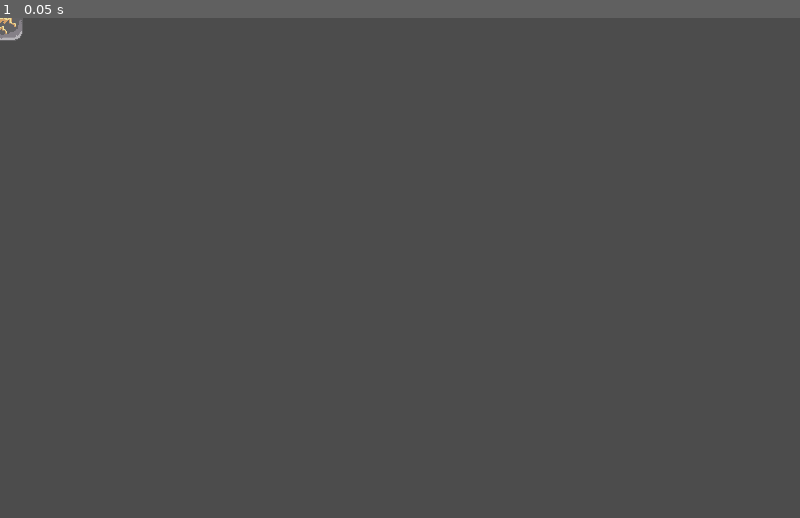
Above: before the commit, frame 1.
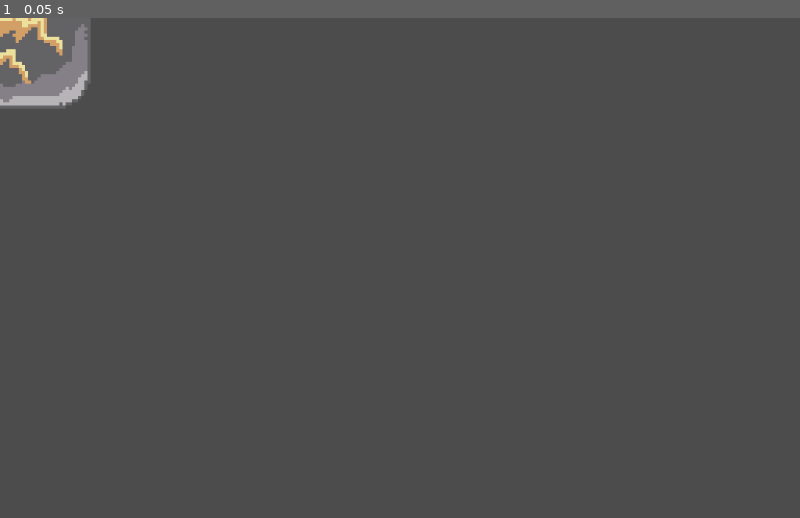
Above: after the commit, the same moment.

Repository: 0xOnyx/UpsiJam2.0
Game: Godot game, scene res://blocker/blocker.tscn
The game is run twice, just before and just after one commit, with the same random seed, the same clock (stepped at 60 frames per second) and the same inputs. This scene is started directly instead of the project's main scene.
Inputs:
- Up to frame 1 (0.05 s): no input

The runs differ from the first frame. In frame 1, 1.2% of the frame differs, in the area x 0-11%, y 0-18%.
Error after the commit: Parse Error: Can't preload resource at path: res://blocker/sticky_asset.png (res://blocker/blocker.gd:9)

Commit message:
Added many things

Diff:
--- a/blocker/blocker.gd
+++ b/blocker/blocker.gd
@@ -4,18 +4,18 @@
 # Declare member variables here. Examples:
 # var a = 2
 # var b = "text"
-onready var bounce_factor
+
+onready var bouncy_sprite = preload("res://blocker/bouncy_asset.png")
+onready var sticky_sprite = preload("res://blocker/sticky_asset.png")
 
 
-
-# Called when the node enters the scene tree for the first time.
-func _ready():
-	if bounce_factor == null:
-			bounce_factor = .5
-	.set_bounce(bounce_factor)
-	pass # Replace with function body.
-
-
+func init(var type:int):
+	if (type == 0):
+		get_node("Sprite").texture = bouncy_sprite
+		.set_bounce(.5)
+	if (type == 1):
+		$Sprite.texture = sticky_sprite
+		.set_bounce(0)
 # Called every frame. 'delta' is the elapsed time since the previous frame.
 #func _process(delta):
 #	pass
--- a/blocker/blocker.tscn
+++ b/blocker/blocker.tscn
@@ -10,22 +10,26 @@
 script = ExtResource( 2 )
 
 [node name="Sprite" type="Sprite" parent="."]
-scale = Vector2( 0.25, 0.25 )
 texture = ExtResource( 1 )
 
 [node name="CollisionShape2D" type="CollisionPolygon2D" parent="."]
+position = Vector2( 6, -5 )
 rotation = 1.5708
+scale = Vector2( 4.27755, 4.18036 )
 build_mode = 1
-polygon = PoolVector2Array( 28.0001, 25.9999, -25.0001, -26.9999, 27.9999, -27.0001 )
+polygon = PoolVector2Array( 28.2873, 32.5329, -29.2224, -26.7918, 27.9999, -27.0001 )
 
 [node name="Area2D" type="Area2D" parent="."]
 collision_layer = 3
 collision_mask = 3
 script = ExtResource( 3 )
 
-[node name="CollisionShape2D2" type="CollisionPolygon2D" parent="Area2D"]
+[node name="CollisionShape2D3" type="CollisionPolygon2D" parent="Area2D"]
+position = Vector2( 6, -5 )
 rotation = 1.5708
-polygon = PoolVector2Array( 30.0001, 32.9999, -33.0001, -29.9999, 29.9999, -30.0001 )
+scale = Vector2( 4.27755, 4.18036 )
+build_mode = 1
+polygon = PoolVector2Array( 28.2873, 32.5329, -29.2224, -26.7918, 27.9999, -27.0001 )
 
 [connection signal="body_entered" from="Area2D" to="Area2D" method="_on_Area2D_body_entered"]
 [connection signal="body_exited" from="Area2D" to="Area2D" method="_on_Area2D_body_exited"]
--- a/level/level.tscn
+++ b/level/level.tscn
@@ -282,6 +282,7 @@
 
 [node name="Cursor" parent="." instance=ExtResource( 3 )]
 position = Vector2( 320, 320 )
+size = Vector2( 0.2, 0.2 )
 
 [node name="Cursor2" parent="." instance=ExtResource( 3 )]
 position = Vector2( 704, 320 )
--- a/player/Cursor.gd
+++ b/player/Cursor.gd
@@ -1,7 +1,7 @@
 extends KinematicBody2D
 
 var lifes: int = 10;
-onready var speed : int = $CollisionShape2D.shape.extents.x;
+
 var vel = Vector2()
 
 export var player = "1";
@@ -15,28 +15,50 @@
 	"mirror": player + "_mirror"
 };
 
+export var size = (Vector2(0.125, 0.125))
 onready var flagPacked = preload("res://blocker/blocker.tscn")
-onready var sprite = preload("res://blocker/blocker.png")
+onready var sprite;
 onready var place = $block;
-var mirror = 1
+var random : int;
+var mirror = false
 var can_play = true;
+var speed : int;
+
 
 func _ready():
+	pick()
 	position = Vector2(0,0)
+
+	place.modulate.a = .2
+	place.scale = size
+	$Sprite.scale = size
+	$CollisionShape2D.scale = size
+	place.rotation_degrees = 0
+	speed  = $CollisionShape2D.shape.extents.x * size.x;
+	pass
+
+func pick():
+	randomize();
+	random = randi() % 2;
+	if (random == 0):
+		sprite = load("res://blocker/bouncy_asset.png")
+	else:
+		sprite = load("res://blocker/sticky_asset.png")
 	place.texture = sprite
-	place.modulate.a = .2
-	place.rotation = .45
-	pass
 
 func _physics_process(delta):
 	modulate.a = 0.5
 
 
+
 	vel.x = 0;
 	vel.y = 0;
 	if Input.is_action_just_pressed(inputs["mirror"]):
-		mirror *= -1
-		place.rotation *= -1
+		mirror = !mirror
+		if (mirror):
+			place.rotation_degrees = 90
+		else:
+			place.rotation_degrees = .0
 	if Input.is_action_just_pressed(inputs["right"]):
 		 position.x += speed;
 	if Input.is_action_just_pressed(inputs["left"]):
@@ -63,10 +85,13 @@
 	if Input.is_action_just_pressed(inputs["place"]) && can_play:
 		can_play = false;
 		var block = flagPacked.instance();
-		block.position = position
-		block.rotation = mirror * .45
-		block.get_node("Sprite").texture = sprite
-		block.bounce_factor = 1
-		get_parent().get_node("BlockerBag").add_child(block)
+		block.init(random)
+		block.position = position;
+		block.rotation_degrees = place.rotation_degrees;
+		block.scale = place.scale;
+		block.get_node("Sprite").texture = sprite;
+		get_parent().get_node("BlockerBag").add_child(block);
+		pick();
+
 
 	#vel = move_and_slide(vel, Vector2.UP);
--- a/player/Cursor.tscn
+++ b/player/Cursor.tscn
@@ -4,7 +4,7 @@
 [ext_resource path="res://player/Cursor.gd" type="Script" id=2]
 
 [sub_resource type="RectangleShape2D" id=1]
-extents = Vector2( 16, 16 )
+extents = Vector2( 128, 128 )
 
 [node name="Cursor" type="KinematicBody2D"]
 collision_layer = 2
@@ -12,10 +12,10 @@
 script = ExtResource( 2 )
 
 [node name="Sprite" type="Sprite" parent="."]
-scale = Vector2( 0.25, 0.25 )
 texture = ExtResource( 1 )
 
 [node name="CollisionShape2D" type="CollisionShape2D" parent="."]
 shape = SubResource( 1 )
 
 [node name="block" type="Sprite" parent="."]
+rotation = 1.5708
Binary file changed: player/payer1.png
